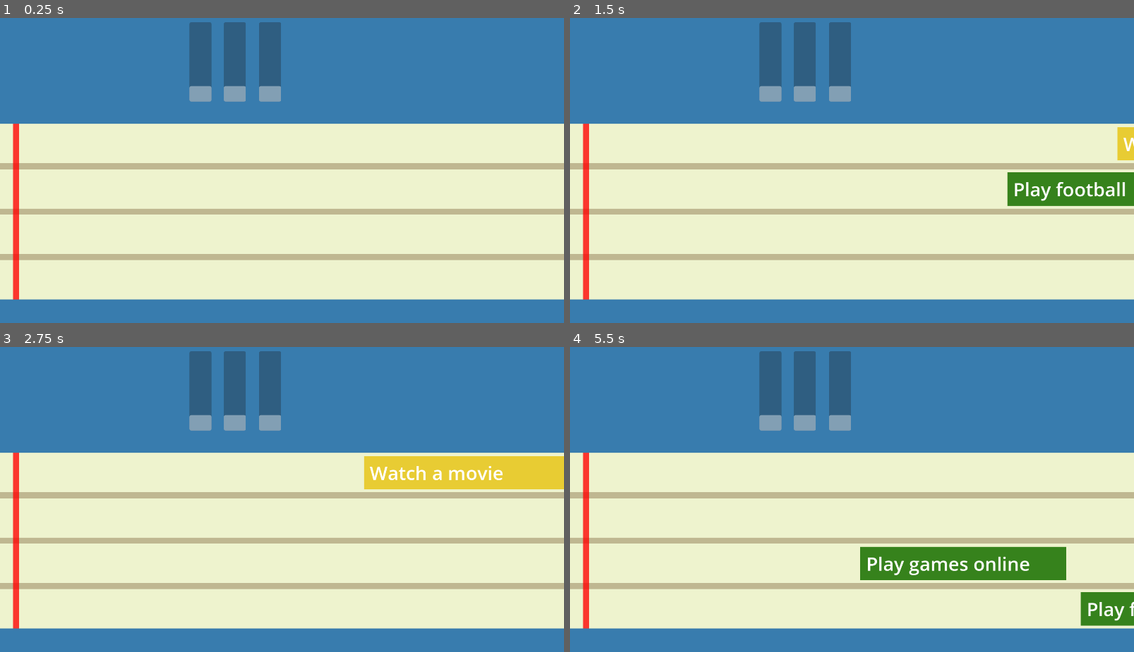
Above: before the commit, frames 1-4 (two rows, left to right).
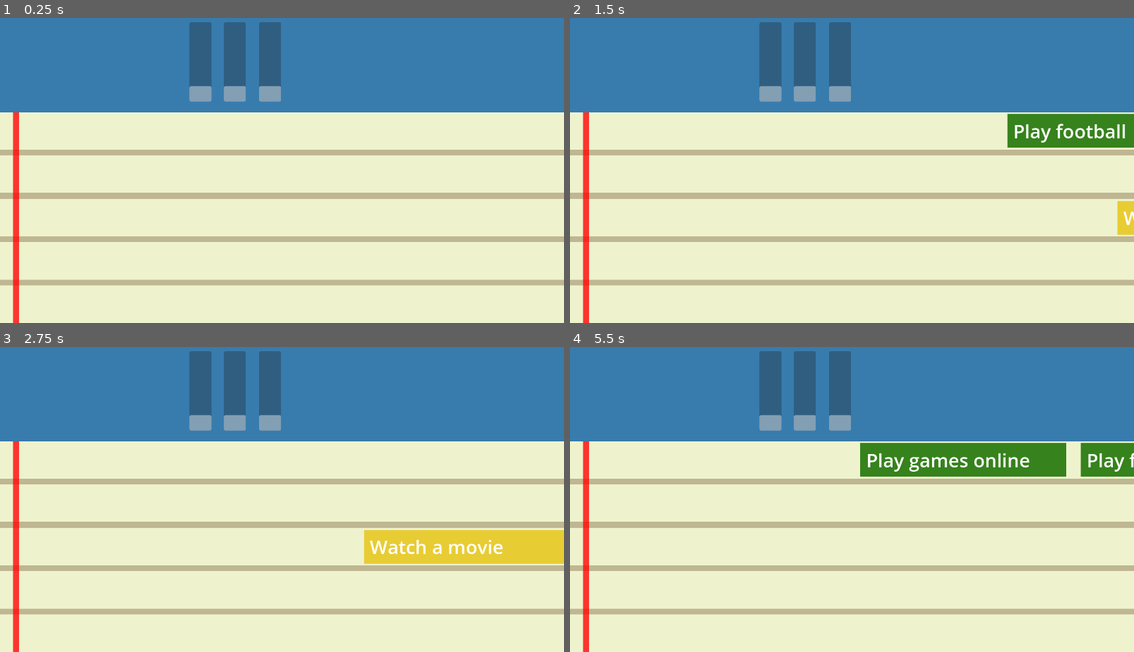
Above: after the commit, the same moments.

Repository: NOM1989/CalendarQuest
Game: Godot game, scene res://Scenes/main.tscn
Same seed, same stepped clock (60 frames per second), same inputs: the game is played once before the commit and once after it.
Inputs (mouse positions are in pixels of both pictures, inside the frame that each line leads up to; where the layout moved, square brackets give the same spot in the first picture):
- Up to frame 1 (0.25 s): no input
- Up to frame 2 (1.5 s): tap Enter at 0.5 s; tap Space (Spawn) at 0.6, 1.35 s
- Up to frame 3 (2.75 s): click (462, 459) [462, 517] at 2 s
- Up to frame 4 (5.5 s): click (1032, 545) [1032, 472] at 2.75 s; tap Space (Spawn) at 3.5, 3.6, 5.1 s; click (1128, 591) [1128, 517] at 4.25 s

The runs differ from the first frame. In frame 1, 25% of the frame differs, in the area x 0-100%, y 30-100%; in frame 2, 29%; in frame 3, 32%; in frame 4, 33%.

Commit message:
Update: Changed lanes so they dyncamicaly generate based on the number needed

Diff:
--- a/Scenes/event.gd
+++ b/Scenes/event.gd
@@ -23,15 +23,11 @@
 
 func _physics_process(delta):
 	velocity.x = -speed
-
 	move_and_slide()
-
 
 func _on_button_pressed():
 	queue_free()
 
-
-
 func _on_area_2d_area_exited(area):
 	if area.name == 'Calendar':
 		queue_free()
--- a/Scenes/main.gd
+++ b/Scenes/main.gd
@@ -1,31 +1,52 @@
 extends Node2D
 
 const EVENT = preload("res://Scenes/event.tscn")
+const LANE = preload("res://lane.tscn")
+const LINE = preload("res://line.tscn")
+const TRACKS = 5
+const line_height = 20
+const track_height = (720 - line_height*(TRACKS-1)) / TRACKS
 
 var stats = {
 	'family': 0,
 	'friends': 0,
 	'work': 0
-
-
 }
 
+var is_setup = false
+
 func _process(delta):
+	if not is_setup:
+		setup()
+		is_setup = true
 	if Input.is_action_just_pressed("Exit"):
 		get_tree().quit()
 	if Input.is_action_just_pressed("Spawn"):
 		spawn_event()
 
+func setup():
+	# Spawn lanes based on number of tracks
+	for i in TRACKS:
+		var new_line = LINE.instantiate()
+		$Calendar.add_child(new_line)
+		new_line.set_position(Vector2(0, 360 + (track_height * (i+1)) + line_height * i))
 
+		var new_lane = LANE.instantiate()
+		new_lane.name = 'Lane' + str(i+1)
+		$Calendar.add_child(new_lane)
+		new_lane.set_position(Vector2(1920, 360 - (track_height/2) + (track_height * (i+1)) + line_height * i))
 
 func spawn_event():
 	var event_instance = EVENT.instantiate()
 	randomize()
 	event_instance.type = global.TYPES[randi() % global.TYPES.size()]
 	var available = []
-	for i in 4:
+	for i in TRACKS:
 		if !get_node('Calendar/Lane'+str(i+1)+'/Area2D').has_overlapping_areas():
 			available.append(i+1)
 	if available.size() > 0:
-		event_instance.position = get_node('Calendar/Lane' + str(available[randi() % available.size()])).position + Vector2(0,50)
+		# Eliot problem:
+		# event_instance.get_node('ColorRect').set_size(Vector2(700, track_height))
+		# event_instance.get_node('Button').set_size(Vector2(700, track_height))
+		event_instance.position = get_node('Calendar/Lane' + str(available[randi() % available.size()])).position
 		$Events.add_child(event_instance)
--- a/Scenes/main.tscn
+++ b/Scenes/main.tscn
@@ -1,17 +1,14 @@
-[gd_scene load_steps=6 format=3 uid="uid://diuvxflrkljjy"]
+[gd_scene load_steps=5 format=3 uid="uid://diuvxflrkljjy"]
 
 [ext_resource type="Script" path="res://Scenes/main.gd" id="1_h86ou"]
 
 [sub_resource type="Theme" id="Theme_qud1l"]
 
-[sub_resource type="RectangleShape2D" id="RectangleShape2D_nkm4w"]
-size = Vector2(9, 20)
-
 [sub_resource type="RectangleShape2D" id="RectangleShape2D_p8ti3"]
-size = Vector2(1920, 600)
+size = Vector2(1920, 720)
 
 [sub_resource type="RectangleShape2D" id="RectangleShape2D_mbc20"]
-size = Vector2(20, 600)
+size = Vector2(20, 720)
 
 [node name="Main" type="Node2D"]
 script = ExtResource("1_h86ou")
@@ -70,90 +67,35 @@
 offset_bottom = 40.0
 
 [node name="Calendar" type="Node2D" parent="."]
-position = Vector2(0, 50)
 
 [node name="Paper" type="ColorRect" parent="Calendar"]
-offset_top = 350.0
+offset_top = 360.0
 offset_right = 1920.0
-offset_bottom = 950.0
+offset_bottom = 1080.0
 color = Color(0.933333, 0.952941, 0.807843, 1)
-
-[node name="Line1" type="ColorRect" parent="Calendar"]
-offset_top = 485.0
-offset_right = 1920.0
-offset_bottom = 505.0
-color = Color(0.74902, 0.717647, 0.568627, 1)
-
-[node name="Line2" type="ColorRect" parent="Calendar"]
-offset_top = 640.0
-offset_right = 1920.0
-offset_bottom = 660.0
-color = Color(0.74902, 0.717647, 0.568627, 1)
-
-[node name="Line3" type="ColorRect" parent="Calendar"]
-offset_top = 795.0
-offset_right = 1920.0
-offset_bottom = 815.0
-color = Color(0.74902, 0.717647, 0.568627, 1)
-
-[node name="Lane1" type="Node2D" parent="Calendar"]
-position = Vector2(1920, 417.5)
-
-[node name="Area2D" type="Area2D" parent="Calendar/Lane1"]
-
-[node name="CollisionShape2D" type="CollisionShape2D" parent="Calendar/Lane1/Area2D"]
-position = Vector2(5.5, 0)
-shape = SubResource("RectangleShape2D_nkm4w")
-
-[node name="Lane2" type="Node2D" parent="Calendar"]
-position = Vector2(1920, 572.5)
-
-[node name="Area2D" type="Area2D" parent="Calendar/Lane2"]
-
-[node name="CollisionShape2D" type="CollisionShape2D" parent="Calendar/Lane2/Area2D"]
-position = Vector2(5, 0)
-shape = SubResource("RectangleShape2D_nkm4w")
-
-[node name="Lane3" type="Node2D" parent="Calendar"]
-position = Vector2(1920, 727.5)
-
-[node name="Area2D" type="Area2D" parent="Calendar/Lane3"]
-
-[node name="CollisionShape2D" type="CollisionShape2D" parent="Calendar/Lane3/Area2D"]
-position = Vector2(5, 0)
-shape = SubResource("RectangleShape2D_nkm4w")
-
-[node name="Lane4" type="Node2D" parent="Calendar"]
-position = Vector2(1920, 882.5)
-
-[node name="Area2D" type="Area2D" parent="Calendar/Lane4"]
-
-[node name="CollisionShape2D" type="CollisionShape2D" parent="Calendar/Lane4/Area2D"]
-position = Vector2(5, 0)
-shape = SubResource("RectangleShape2D_nkm4w")
 
 [node name="Calendar" type="Area2D" parent="Calendar"]
 metadata/_edit_group_ = true
 
 [node name="CollisionShape2D" type="CollisionShape2D" parent="Calendar/Calendar"]
-position = Vector2(960, 650)
+position = Vector2(960, 720)
 shape = SubResource("RectangleShape2D_p8ti3")
 
 [node name="Point_check" type="Area2D" parent="Calendar"]
-position = Vector2(55, 650)
 collision_layer = 2
 collision_mask = 2
 metadata/_edit_group_ = true
 
 [node name="CollisionShape2D" type="CollisionShape2D" parent="Calendar/Point_check"]
+position = Vector2(55, 720)
 shape = SubResource("RectangleShape2D_mbc20")
 
 [node name="ColorRect" type="ColorRect" parent="Calendar"]
 z_index = 1
 offset_left = 45.0
-offset_top = 350.0
+offset_top = 360.0
 offset_right = 65.0
-offset_bottom = 950.0
+offset_bottom = 1080.0
 color = Color(1, 0, 0, 0.776471)
 
 [node name="Events" type="Node2D" parent="."]
--- /dev/null
+++ b/lane.tscn
@@ -0,0 +1,12 @@
+[gd_scene load_steps=2 format=3 uid="uid://bmguuiuotdiht"]
+
+[sub_resource type="RectangleShape2D" id="RectangleShape2D_a4rh7"]
+size = Vector2(10, 20)
+
+[node name="Lane" type="Node2D"]
+
+[node name="Area2D" type="Area2D" parent="."]
+
+[node name="CollisionShape2D" type="CollisionShape2D" parent="Area2D"]
+position = Vector2(6, 0)
+shape = SubResource("RectangleShape2D_a4rh7")
--- /dev/null
+++ b/line.tscn
@@ -0,0 +1,8 @@
+[gd_scene format=3 uid="uid://dqf73766gimdj"]
+
+[node name="Line" type="Node2D"]
+
+[node name="Colour Rect" type="ColorRect" parent="."]
+offset_right = 1920.0
+offset_bottom = 20.0
+color = Color(0.74902, 0.717647, 0.568627, 1)
